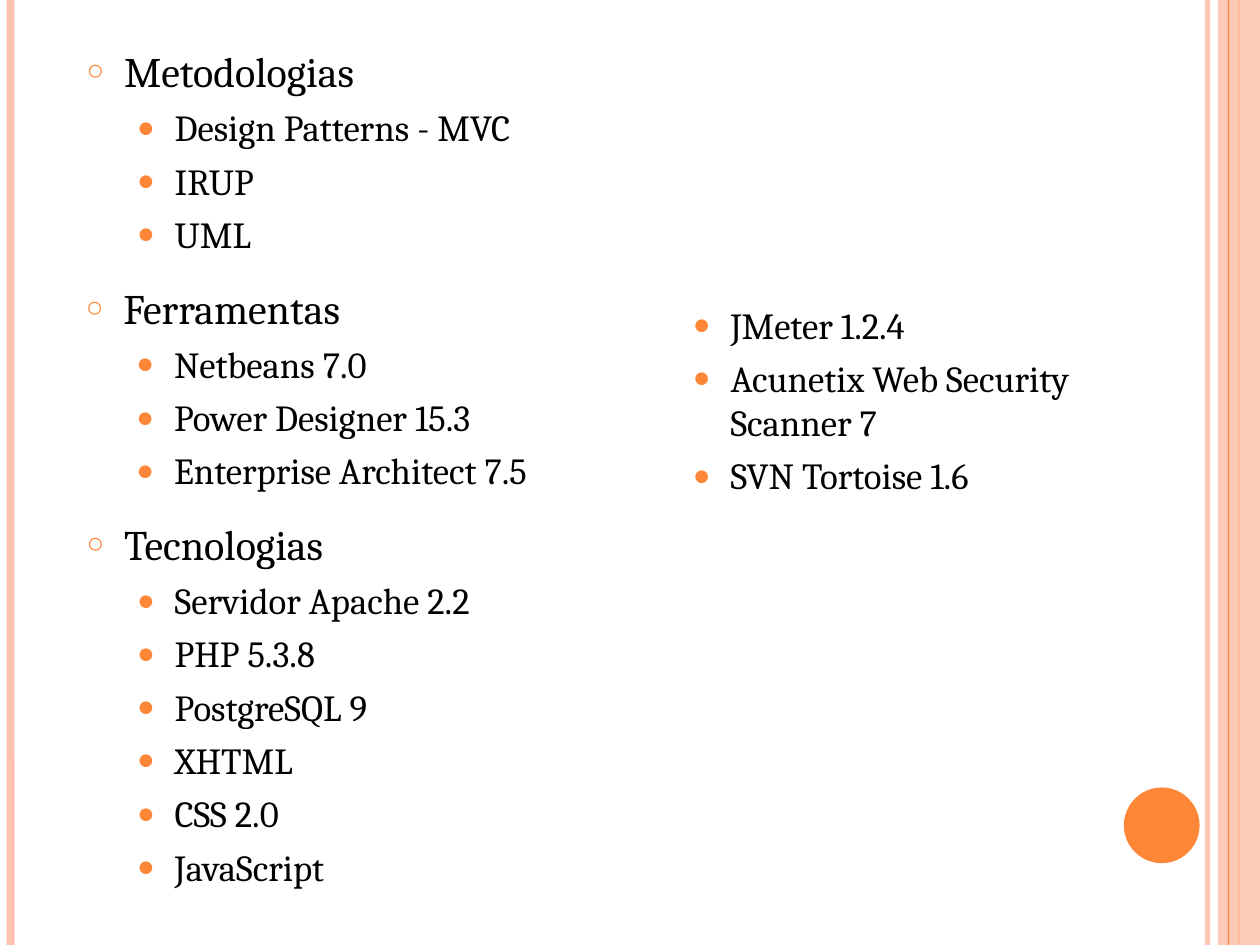
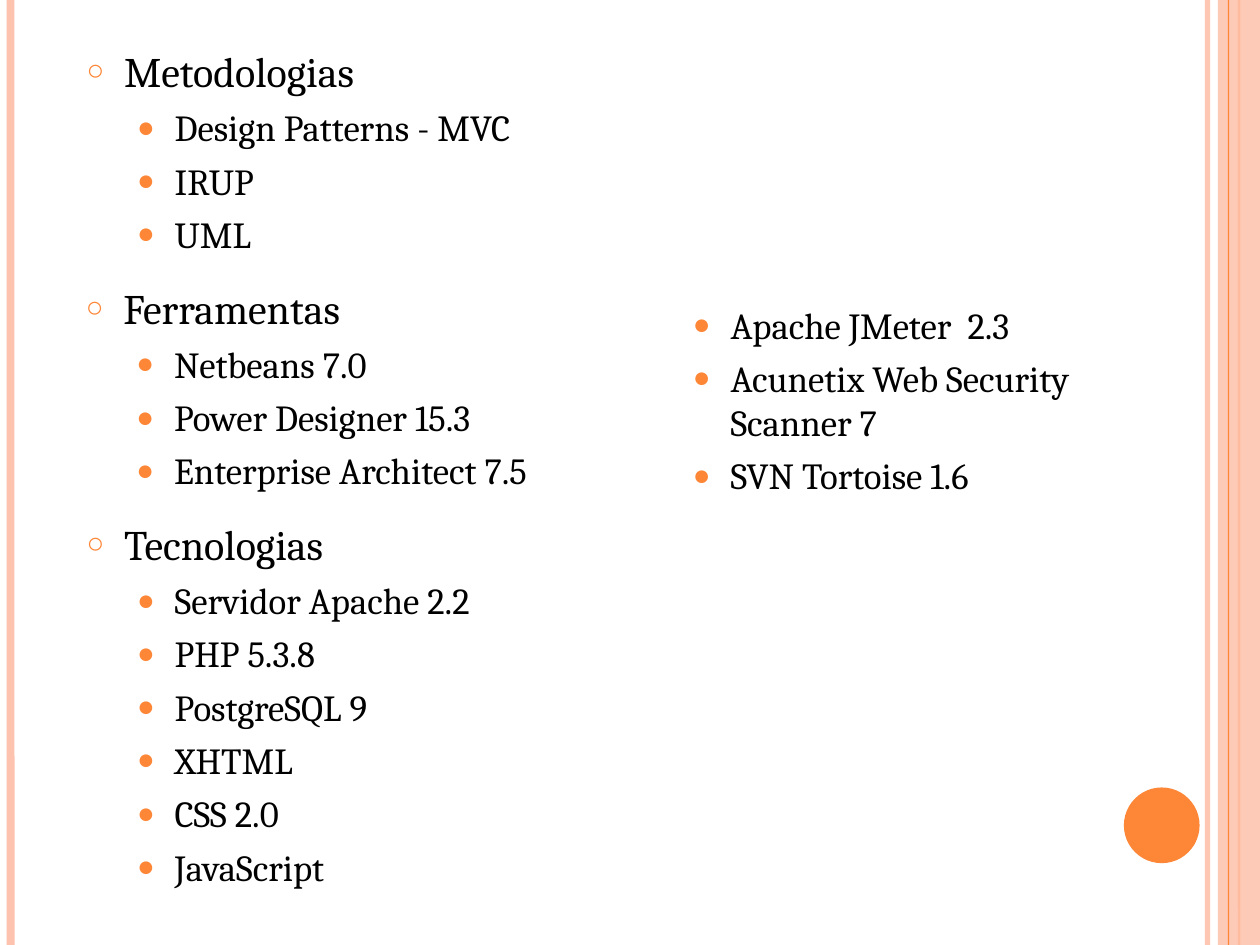
Before and after one commit to cerberosnash/sistema-de-camisetas-personalizadas, a slide deck: slide 5 of docs/Importantes/modelo-de-apresentação-de-tcc.ppt. Drawn at 1260x945 pixels with LibreOffice and Linux fonts; fonts in the diff are those of the drawing. Boxes give left, top, right and bottom in pixels: in the first picture for what was removed or moved away, otherwise in the second. Text is boxed around its words. In the diff, an @@ line names an element or a change of style, - is before the commit and + after.

```diff
--- a/docs/Importantes/modelo-de-apresentação-de-tcc.ppt
+++ b/docs/Importantes/modelo-de-apresentação-de-tcc.ppt
@@ text at (x1=731, y1=313, x2=1010, y2=347): text changed @@
-  ● JMeter 1.2.4
+  ● Apache JMeter 2.3
```
